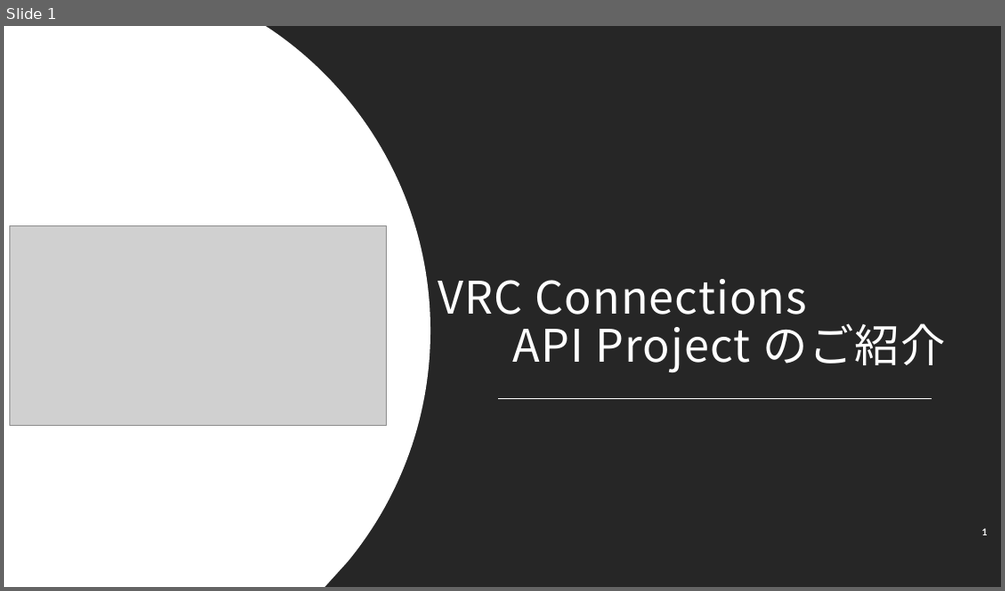
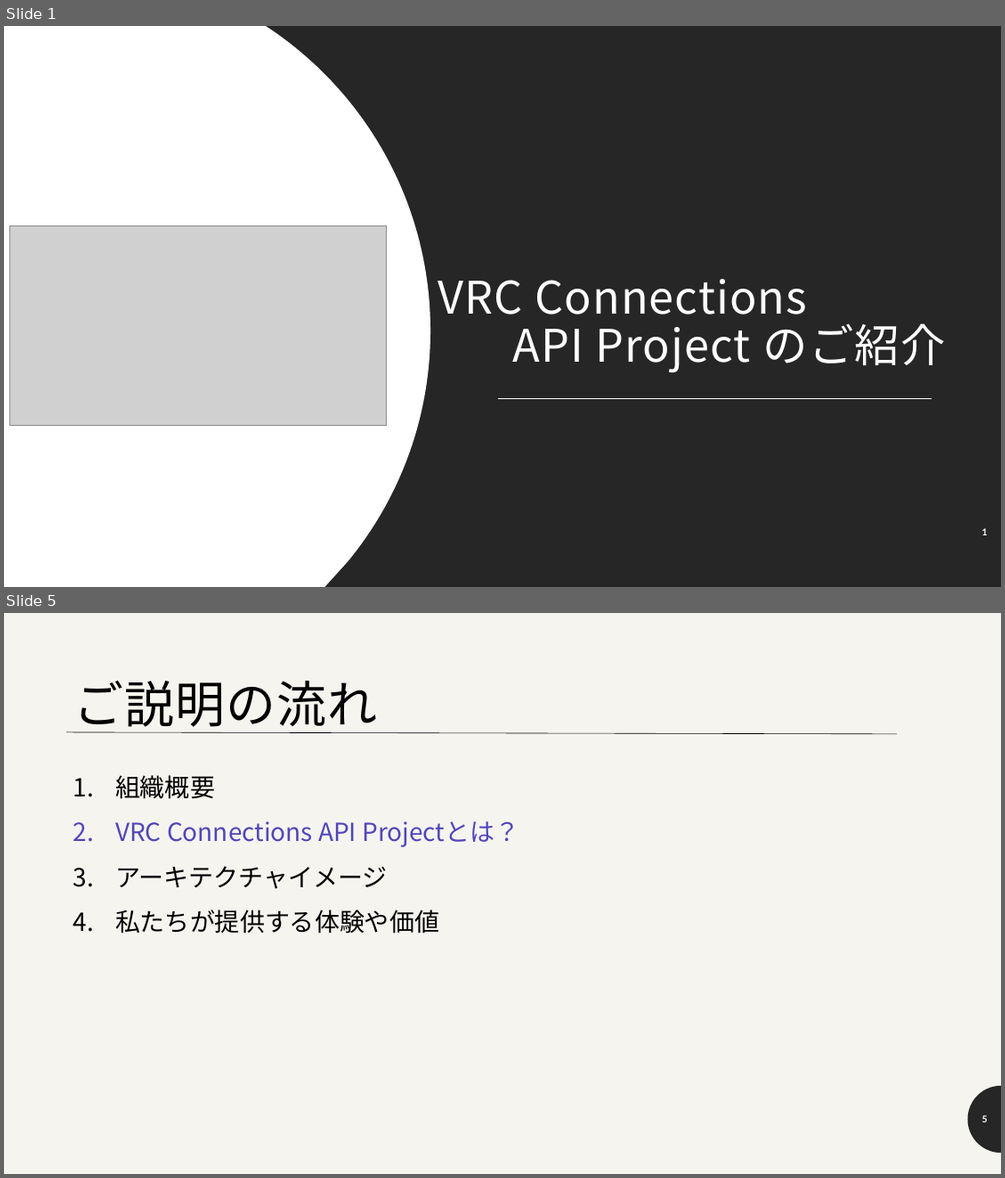
Before and after one commit to nHaruka-git/VRC-Connestions-API-Project-Public-Resources, a slide deck: 対外紹介資料.pptx. Shown one above the other, each under a label of ours: slide 1 before the commit, slides 1 and 5 after it; the slides between them are not shown. The pictures are 1005x591 and 1005x1178 pixels, drawn with LibreOffice and Linux fonts; fonts in the diff are those of the drawing; grey boxes stand for pictures. Boxes give left, top, right and bottom in pixels: in the first picture for what was removed or moved away, otherwise in the second. Text is boxed around its words. In the diff, an @@ line names an element or a change of style, - is before the commit and + after.

```diff
--- a/対外紹介資料.pptx
+++ b/対外紹介資料.pptx
@@ slide 5 added at (4, 613, 1001, 1174), background #F6F4EF @@
@@ title added at (73, 681, 377, 733), 48 pt, text #000000 @@
+ご説明の流れ
@@ line added from (67, 732) to (897, 734), #000000 0.5 pt @@
@@ text added at (115, 775, 519, 933), 24 pt, text #000000 @@
+1. 組織概要
+2. VRC Connections API Projectとは？
+3. アーキテクチャイメージ
+4. 私たちが提供する体験や価値
@@ freeform shape added at (968, 1086, 1001, 1153), fill #262626 @@
@@ page number added at (982, 1115, 987, 1122), 9 pt, text #FFFFFF, bold @@
+5
```
Also in this commit, not shown: 6 other slides changed, 9 other slides added, 2 slides removed, 25 other files.
